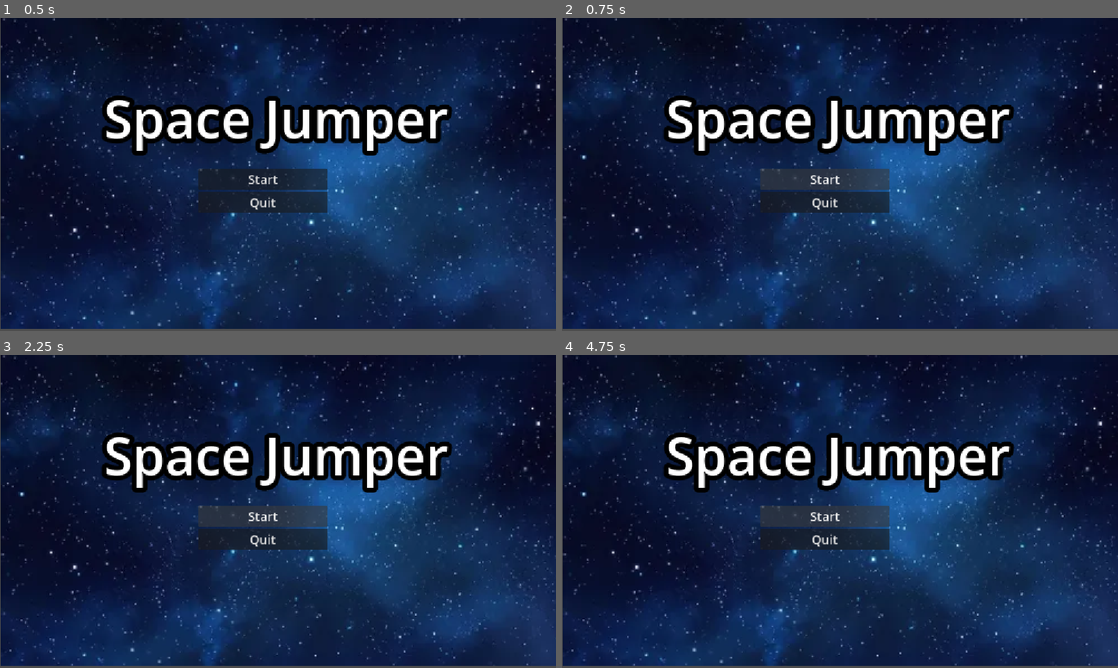
Above: before the commit, frames 1-4 (two rows, left to right).
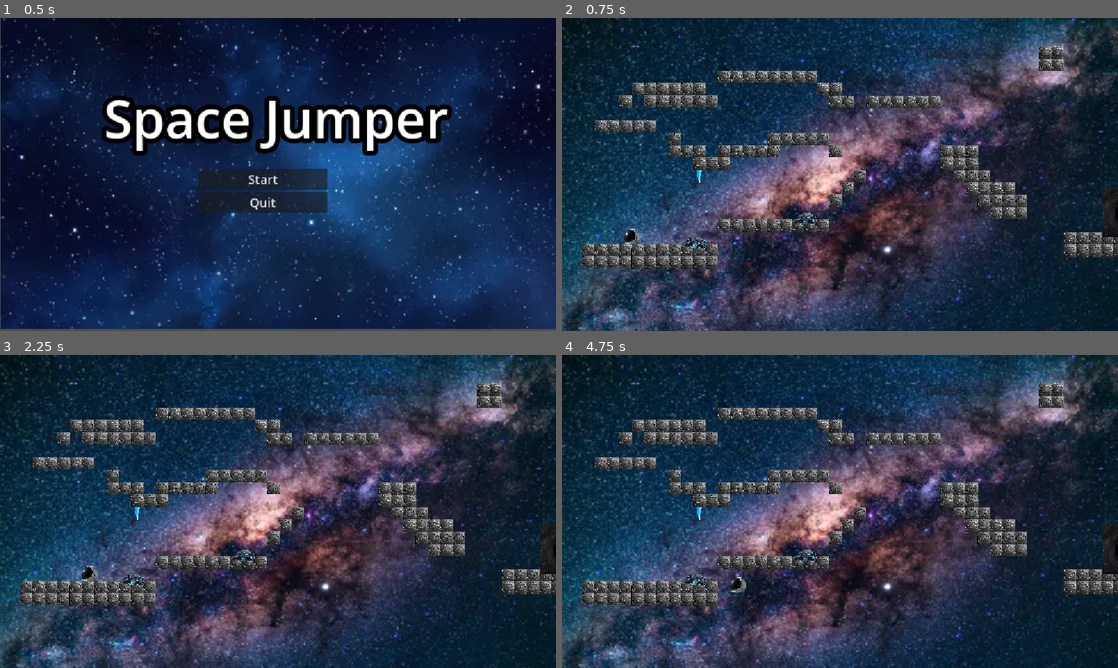
Above: after the commit, the same moments.

Repository: Wolferan/Haven-Game
Game: Godot game, scene res://title_scene.tscn
The game is run twice, just before and just after one commit, with the same random seed, the same clock (stepped at 60 frames per second) and the same inputs.
Inputs (mouse positions are in pixels of both pictures, inside the frame that each line leads up to):
- Up to frame 1 (0.5 s): no input
- Up to frame 2 (0.75 s): click "Start" at 0.5 s
- Up to frame 3 (2.25 s): click (261, 517) at 1.25 s, where only the run before the commit has a clickable "Start"; tap Enter at 2 s; hold D (right) from 2.03 s (still down)
- Up to frame 4 (4.75 s): tap Space (jump) at 2.27, 3.02, 4.52 s; release D (right) at 3.53 s; hold A (left) 3.53-4.28 s; hold D (right) from 4.28 s (still down)

Frame 1 is identical in both runs. In frame 2, 74% of the frame differs, in the area x 0-100%, y 0-100%; in frame 3, 74%; in frame 4, 74%.

Commit message:
fix game starting

Diff:
--- a/player.gd
+++ b/player.gd
@@ -15,7 +15,7 @@
 
 	# Get the input direction and handle the movement/deceleration.
 	# As good practice, you should replace UI actions with custom gameplay actions.
-	var direction := Input.get_axis("left", "d dda   right")
+	var direction := Input.get_axis("left", "right")
 	if direction:
 		velocity.x = direction * SPEED
 	else:
--- a/title_scene.gd
+++ b/title_scene.gd
@@ -12,7 +12,7 @@
 
 
 func _on_start_pressed() -> void:
-	get_tree().change_scene_to_file("res://level_scene.tscn")
+	get_tree().change_scene_to_file("res://main.tscn")
 
 
 func _on_quit_pressed() -> void:
